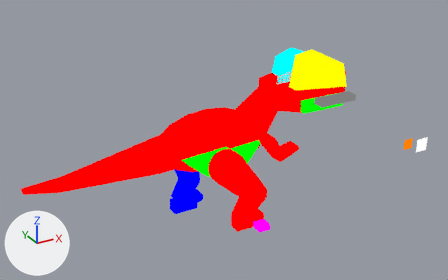
An edit to the Blender file assets-source/blender/motion/dilophosaurus-walk.blend, drawn before and after from the same camera.
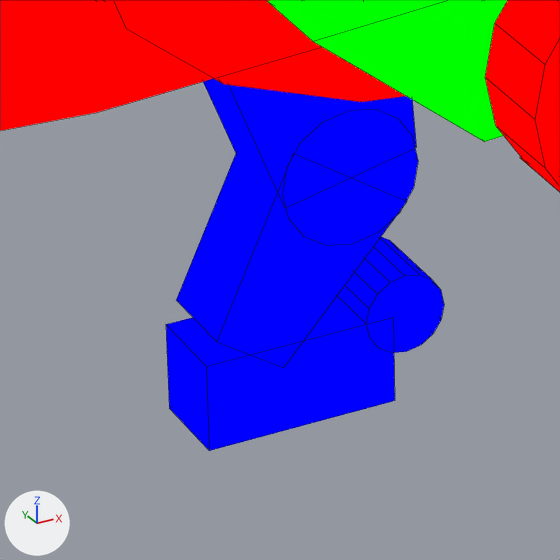
Old and new are each drawn whole from a camera (50 mm lens) standing at (-1.4, -82.2, 54.4) and looking at (38.0, -10.4, 18.5) and again close up on the part from 33% to 48% of the width and 57% to 81% of the height. The axes (+X, +Y, +Z) are drawn at lower left. The lights are the same throughout. The older version's two pictures come first. Both versions are drawn at full value of the shape key 'walk_04' of 'DinoTycoon_Motion_dilophosaurus_walk_far_tip'; the numbers are the values there. The close-ups show mesh edges as thin lines.

Before the edit, the objects in view are built like this:
```python
ob_dinotycoon_motion_dilophosaurus_walk_belly = bpy.data.objects.new('DinoTycoon_Motion_dilophosaurus_walk_belly', me_dinotycoon_motion_dilophosaurus_walk_sample_belly)
ob_dinotycoon_motion_dilophosaurus_walk_belly.location = (0.0, 0.0, 0.0)
ob_dinotycoon_motion_dilophosaurus_walk_far_tip = bpy.data.objects.new('DinoTycoon_Motion_dilophosaurus_walk_far_tip', me_dinotycoon_motion_dilophosaurus_walk_sample_far_tip)
ob_dinotycoon_motion_dilophosaurus_walk_far_tip.location = (0.0, 0.0, 0.0)
ob_dinotycoon_motion_dilophosaurus_walk_trunk = bpy.data.objects.new('DinoTycoon_Motion_dilophosaurus_walk_trunk', me_dinotycoon_motion_dilophosaurus_walk_sample_trunk)
ob_dinotycoon_motion_dilophosaurus_walk_trunk.location = (0.0, 0.0, 0.0)
# also in view: 'DinoTycoon_Motion_dilophosaurus_walk_far_1' at (38.3, 4.0, 3.9); 'DinoTycoon_Motion_dilophosaurus_walk_far_foot' at (38.0, 4.0, 1.0); 'DinoTycoon_Motion_dilophosaurus_walk_tail' at (26.0, 0.0, 13.8); 'DinoTycoon_Motion_dilophosaurus_walk_near_joint_0' at (41.0, -6.0, 11.5); 'DinoTycoon_Motion_dilophosaurus_walk_far_joint_1' at (39.2, 4.0, 5.5)
```
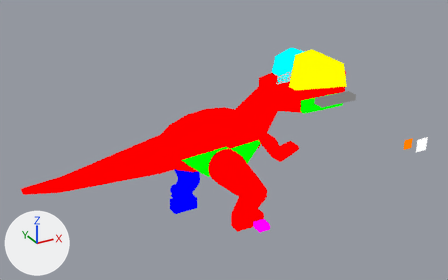
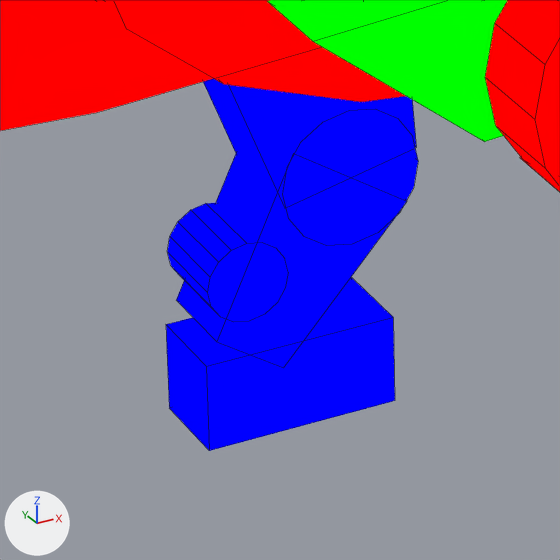
Edits to the bpy script that builds the scene:
```text
Change me_dinotycoon_motion_dilophosaurus_walk_sample_far_tip:
    used by ob_dinotycoon_motion_dilophosaurus_walk_far_tip; location = (0.0, 0.0, 0.0)
    remove me_dinotycoon_motion_dilophosaurus_walk_sample_far_tip.from_pydata(...)  # 32 vertices, 18 faces; spans x 39.48..41.28, y 3.0..5.0, z 1.1..2.9
    add me_dinotycoon_motion_dilophosaurus_walk_sample_far_tip.from_pydata(...)  # 32 vertices, 18 faces; spans x 35.91..37.71, y 3.0..5.0, z 2.78..4.59
    me_dinotycoon_motion_dilophosaurus_walk_sample_far_tip part 1: the whole mesh is moved by (-3.57, 0.0, 1.68)
```

Pixel boxes [x1, y1, x2, y2] of what changed, in the close-ups (560 x 560 px):
'DinoTycoon_Motion_dilophosaurus_walk_far_tip', moved: before [337, 237, 444, 353]; after [167, 203, 288, 322]
